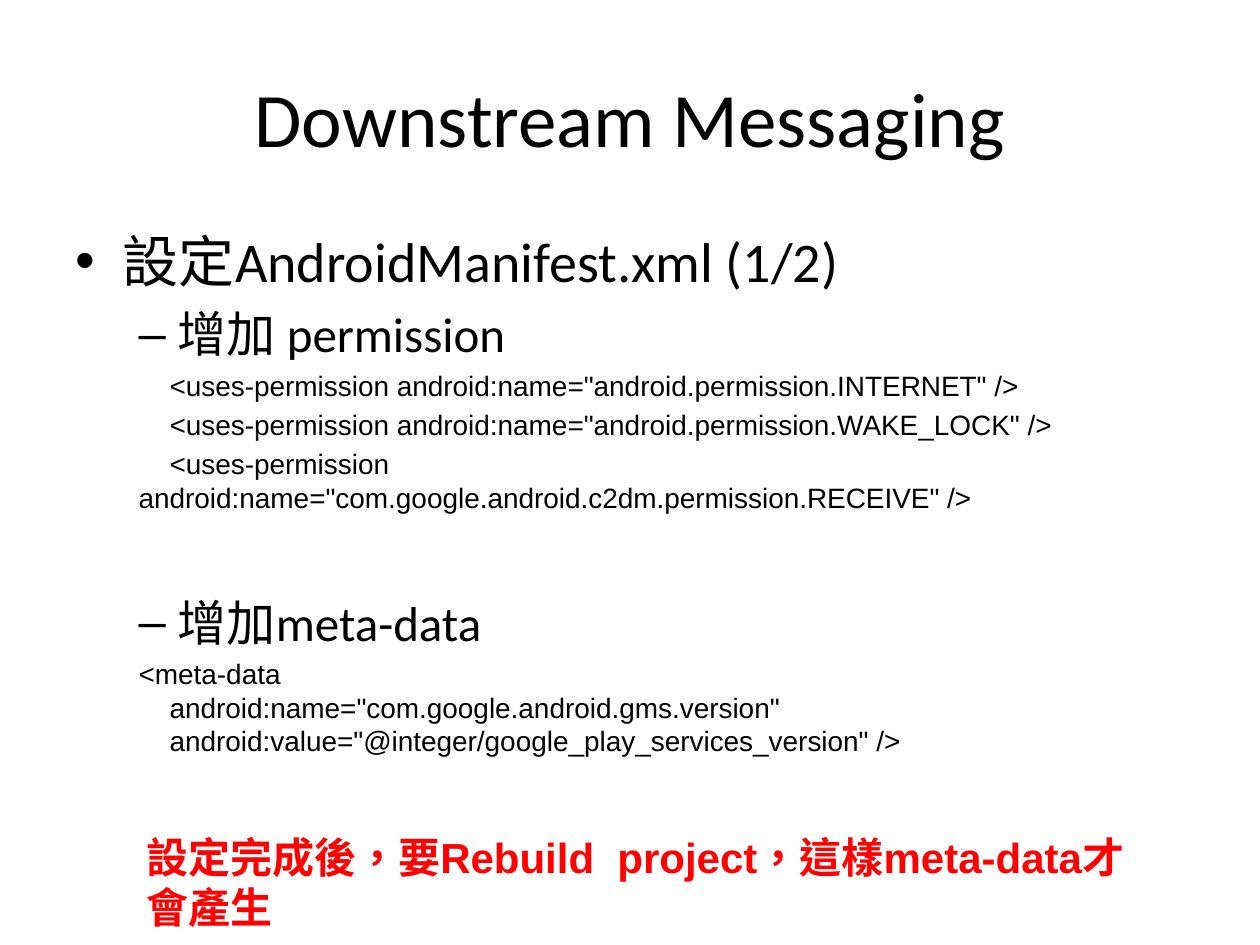
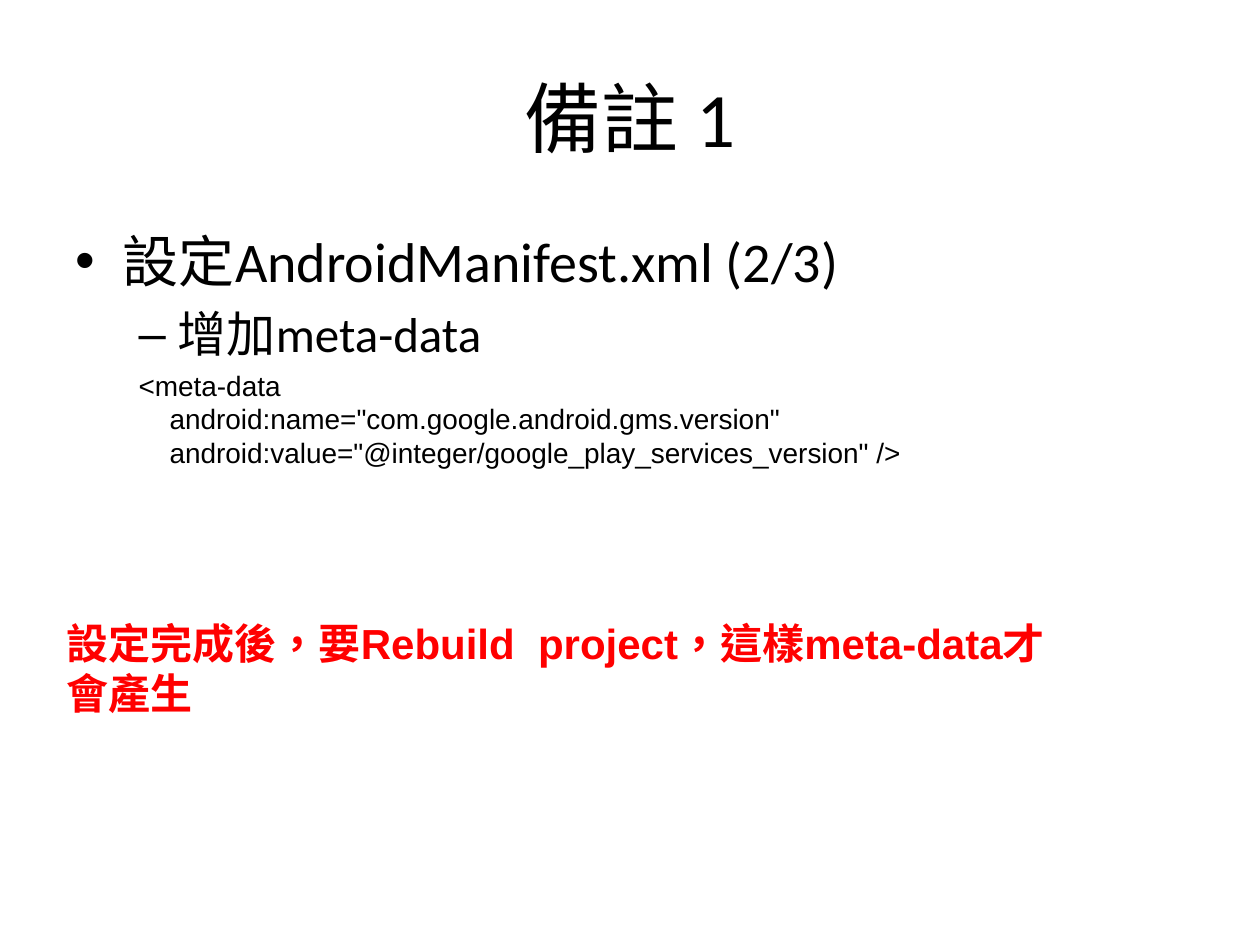
Before and after one commit to sonnyshih/AndroidDemoSample, a slide deck: slide 40 of CustomerUIDemo/GCM instruction.pptx (slide 20 before the commit). Drawn at 1260x945 pixels with LibreOffice and Linux fonts; fonts in the diff are those of the drawing. Boxes give left, top, right and bottom in pixels: in the first picture for what was removed or moved away, otherwise in the second. Text is boxed around its words. In the diff, an @@ line names an element or a change of style, - is before the commit and + after.

Commit message:
1. Modify GCM instruction.pptx 2. Modify the Downstream Messaging Demo 3. Add the Topics Messaging Demo

```diff
--- a/CustomerUIDemo/GCM instruction.pptx
+++ b/CustomerUIDemo/GCM instruction.pptx
@@ title at (x1=525, y1=82, x2=735, y2=153): text changed @@
-Downstream Messaging
+備註 1
@@ text at (x1=123, y1=234, x2=838, y2=290): text changed; size 16 to 32 pt; font Arial to Calibri @@
-• 設定AndroidManifest.xml (1/2)
-  – 增加 permission
-  <uses-permission android:name="android.permission.INTERNET" />
-  <uses-permission android:name="android.permission.WAKE_LOCK" />
-  <uses-permission android:name="com.google.android.c2dm.permission.RECEIVE" />
+• 設定AndroidManifest.xml (2/3)
@@ text "設定完成後，要Rebuild project，這樣meta-data才會產生" moved from (x1=146, y1=837, x2=1124, y2=882) to (x1=67, y1=623, x2=1045, y2=668) @@
```
Also in this commit, not shown: 10 other slides changed, 13 slides added, 3 slides removed, 19 other files.
